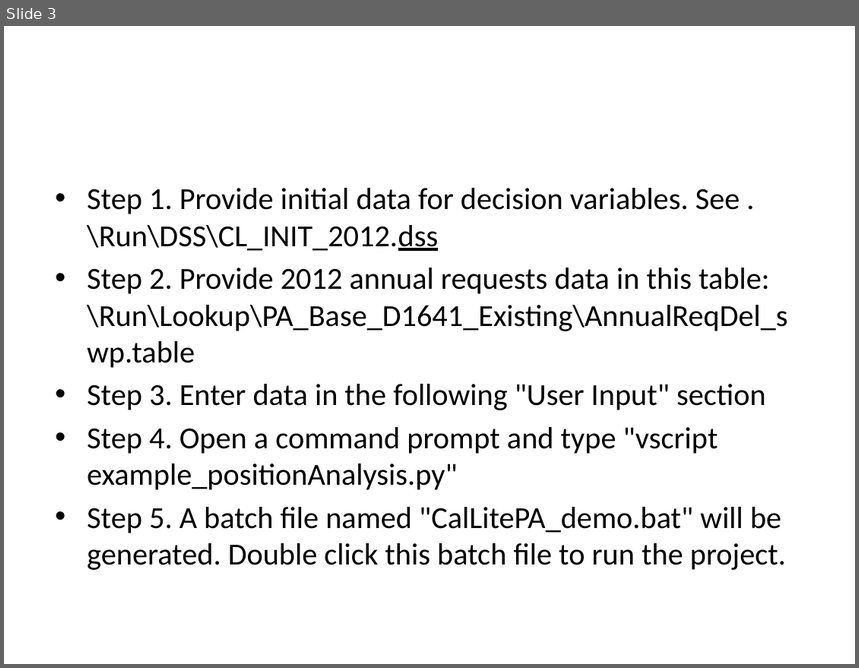
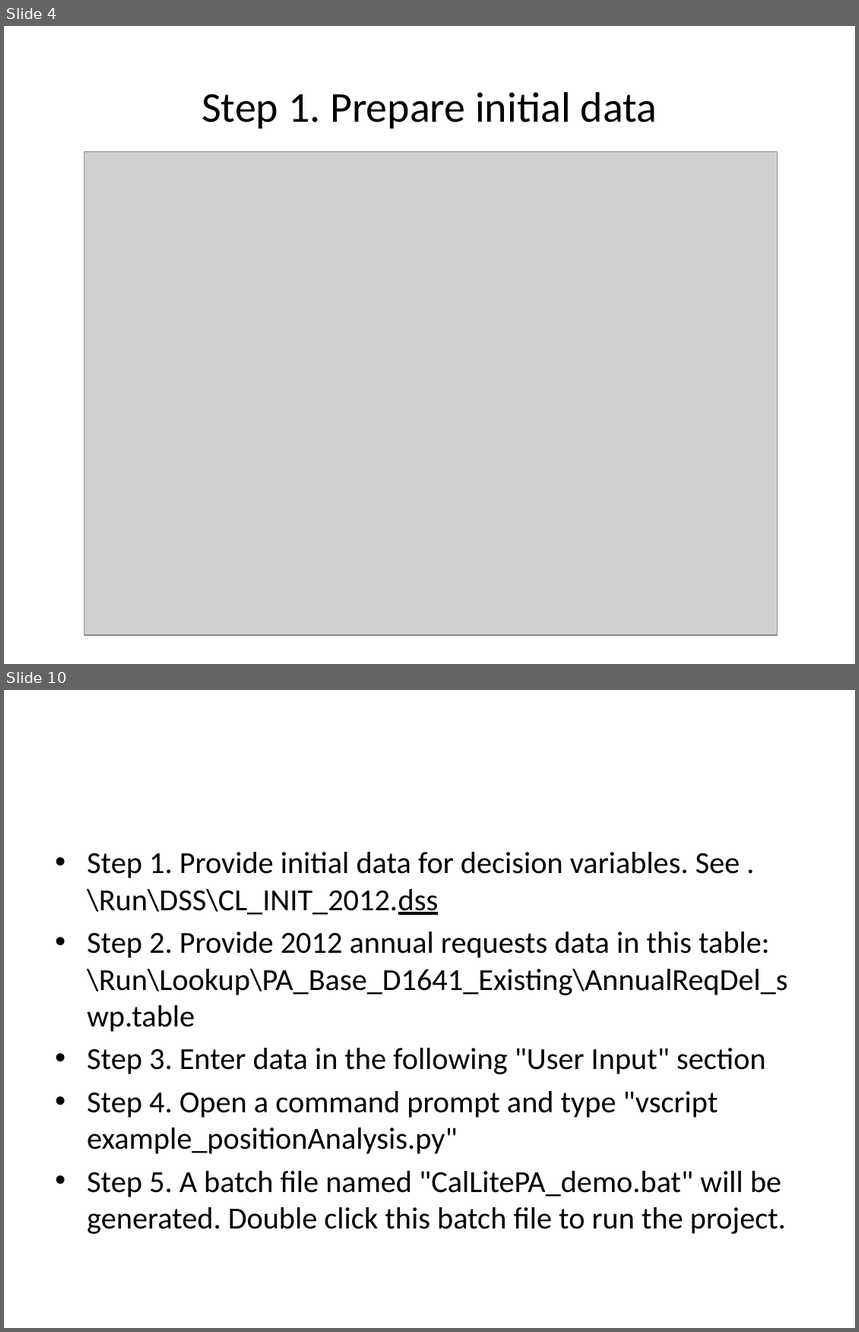
Before and after one commit to CentralValleyModeling/wrims, a slide deck: wrims2_vscript/doc/Position Analysis with CalLite.pptx. Shown one above the other, each under a label of ours: slide 3 before the commit, slides 4 and 10 after it; the slides between them are not shown. The pictures are 859x668 and 859x1332 pixels, drawn with LibreOffice and Linux fonts; fonts in the diff are those of the drawing; grey boxes stand for pictures. Boxes give left, top, right and bottom in pixels: in the first picture for what was removed or moved away, otherwise in the second. Text is boxed around its words. In the diff, an @@ line names an element or a change of style, - is before the commit and + after.

```diff
--- a/wrims2_vscript/doc/Position Analysis with CalLite.pptx
+++ b/wrims2_vscript/doc/Position Analysis with CalLite.pptx
@@ slide 4 added at (4, 26, 855, 664), background #FFFFFF @@
@@ title added at (202, 92, 658, 129), 36 pt, text #000000 @@
+Step 1. Prepare initial data
@@ picture added at (84, 152, 777, 636) @@
@@ what was slide 3 is now slide 10 @@
```
Also in this commit, not shown: 2 slides changed, 9 other slides added.
